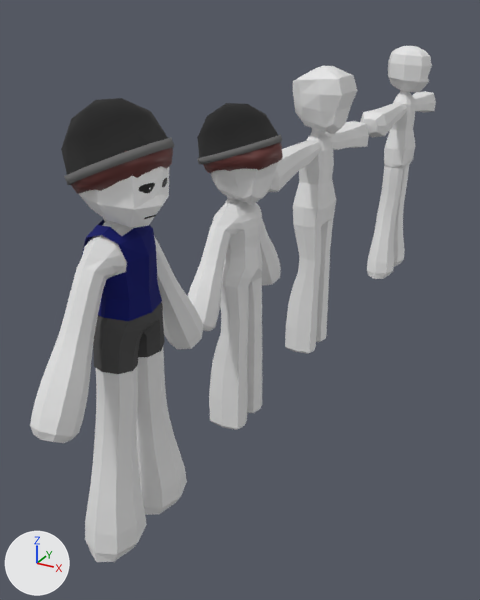
One commit to the Blender file Blendfiles/Charactertest.blend: the scene before it, then after it.
Rendered twice from a 50 mm lens placed at (3.95, -4.76, 5.73), pointed at (-0.85, 3.96, 1.37). Lighting does not change. The marker at lower left points along +X, +Y and +Z. The picture after the commit comes second.

Before the edit, the objects in view are built like this:
```python
ob_cube_001 = bpy.data.objects.new('Cube.001', me_cube_003)
ob_cube_001.location = (0.0, 0.0, 0.0)
ob_cube_002 = bpy.data.objects.new('Cube.002', me_cube_002)
ob_cube_002.location = (0.0, 0.0, 0.0)
ob_cube_005 = bpy.data.objects.new('Cube.005', me_cube_013)
ob_cube_005.location = (-0.11, 2.5, 0.0)
ob_cube_006 = bpy.data.objects.new('Cube.006', me_cube_014)
ob_cube_006.location = (-0.07, 3.02, 4.09)
ob_cube_006.rotation_euler = (-0.701, -0.213, 0.179)  # degrees (-40, -12, 10)
ob_cube_006.scale = (0.0828, 0.206, 0.206)
ob_cube_008 = bpy.data.objects.new('Cube.008', me_cube)
ob_cube_008.location = (0.08, 0.0, 3.43)
ob_cube_008.scale = (0.377, 0.377, 0.377)
ob_cube_009 = bpy.data.objects.new('Cube.009', me_cube_004)
ob_cube_009.location = (0.0, 0.0, 0.0)
ob_icosphere = bpy.data.objects.new('Icosphere', me_icosphere)
ob_icosphere.location = (0.07, 0.0, 4.49)
ob_icosphere.rotation_euler = (0.0, -0.386, 0.0)  # degrees (0, -22, 0)
ob_icosphere.scale = (0.533, 0.446, 0.533)
ob_plane_002 = bpy.data.objects.new('Plane.002', me_plane_003)
ob_plane_002.location = (-0.09, 5.56, 3.73)
ob_plane_002.rotation_euler = (-4.689, 0.0, 3.142)  # degrees (-269, 0, 180)
ob_plane_002.scale = (0.13, -0.105, 0.105)
ob_sphere = bpy.data.objects.new('Sphere', me_sphere_002)
ob_sphere.location = (0.12, 0.0, 4.39)
ob_sphere.rotation_euler = (0.0, -0.369, 0.0)  # degrees (0, -21, 0)
ob_sphere.scale = (0.518, 0.45, 0.183)
# also in view: 'Plane.003' at (0.04, 9.27, 3.76); 'Plane.001' at (-0.08, 5.09, 3.33); 'Cube.004' at (0.11, 9.27, 4.6); 'Plane' at (-0.13, 5.09, 1.38); 'Cube.007' at (-0.04, 5.08, 4.45)
```
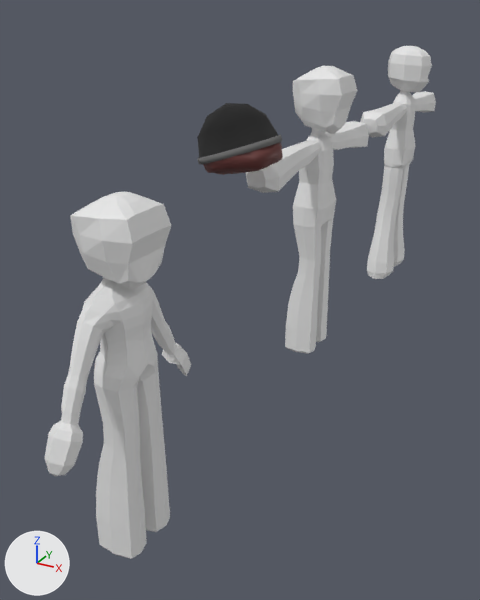
What changed in the scene script:
```text
Change me_cube_014:
    used by ob_cube_006; location = (-0.07, 3.02, 4.09); rotation_euler = (-0.701, -0.213, 0.179), in degrees (-40, -12, 10); scale = (0.0828, 0.206, 0.206)
    remove me_cube_014.from_pydata(...)  # 86 vertices, 92 faces; spans x -5.91..4.47, y -3.63..0.59, z -4.4..0.13
    add me_cube_014.from_pydata(...)  # 86 vertices, 92 faces; spans x -4.77..5.6, y -2.34..1.88, z -2.05..2.48
    me_cube_014 part 1: the whole mesh is rebuilt
Change me_cube_013:
    used by ob_cube_005; location = (-0.11, 2.5, 0.0)
    remove me_cube_013.from_pydata(...)  # 493 vertices, 516 faces; spans x -0.28..0.34, y -1.13..1.13, z 0.21..3.86
    add me_cube_013.from_pydata(...)  # 269 vertices, 265 faces, 1 loose edge; spans x -0.28..0.34, y -0.03..1.16, z 0.21..3.86
    me_cube_013 part 2: 96 vertices moved from x -0.21..0.21, y 0.27..1.13, z 2.1..3.25 to x -0.15..0.18, y 0.29..1.06, z 2.18..3.22; 242 vertices removed from x -0.28..0.31, y -1.13..1.1, z 0.21..3.81; 18 vertices added at x -0.14..0.16, y 0.78..1.16, z 1.85..2.23
Change ob_icosphere:
    add ob_icosphere.hide_set(True)
Change ob_sphere:
    add ob_sphere.hide_set(True)
Change ob_cube_008:
    add ob_cube_008.hide_set(True)
Change ob_cube_001:
    add ob_cube_001.hide_set(True)
Change ob_cube_002:
    add ob_cube_002.hide_set(True)
Change ob_cube_009:
    add ob_cube_009.hide_set(True)
Change ob_cube_006:
    ob_cube_006.location: (-0.07, 3.02, 4.09) -> (0.02, 0.0, 3.66)
Change ob_cube_005:
    ob_cube_005.location: (-0.11, 2.5, 0.0) -> (-0.08, 0.0, -0.21)
    add _m = ob_cube_005.modifiers.new('Mirror', 'MIRROR')
    add _m.use_axis = (False, True, False)
```

Boxes (x1, y1, x2, y2) around the edits, measured in the pictures (480 x 600 px):
'Cube.005', reshaped, moved, modifiers changed (56% wider, 20% taller)
    before: (188, 195, 281, 430)
    after: (45, 277, 191, 559)
'Cube.001', hidden
    before: (30, 218, 203, 562)
'Cube.006', reshaped, moved
    before: (211, 162, 278, 205)
    after: (70, 192, 171, 290)
'Icosphere', hidden
    before: (61, 98, 175, 185)
'Cube.008', hidden (dark blue)
    before: (82, 219, 162, 321)
'Cube.009', hidden
    before: (93, 303, 165, 374)
'Cube.002', hidden
    before: (78, 166, 169, 227)
'Sphere', hidden (brown)
    before: (70, 148, 173, 193)
part 2 of me_cube_013, cut back
    before: (188, 195, 280, 430)
    after: (45, 288, 191, 476)
